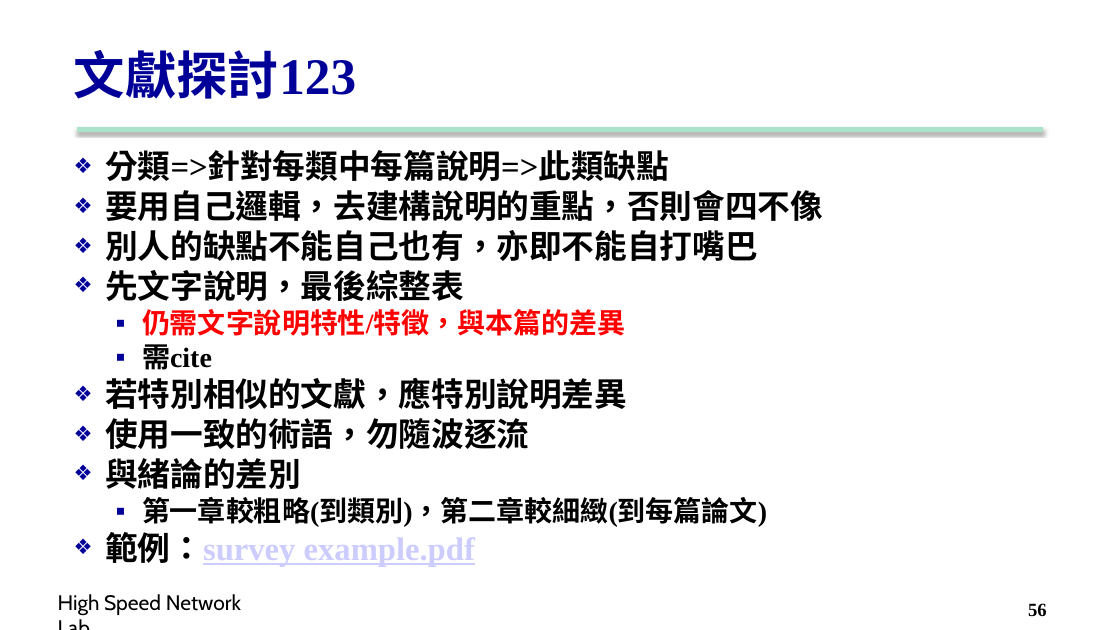
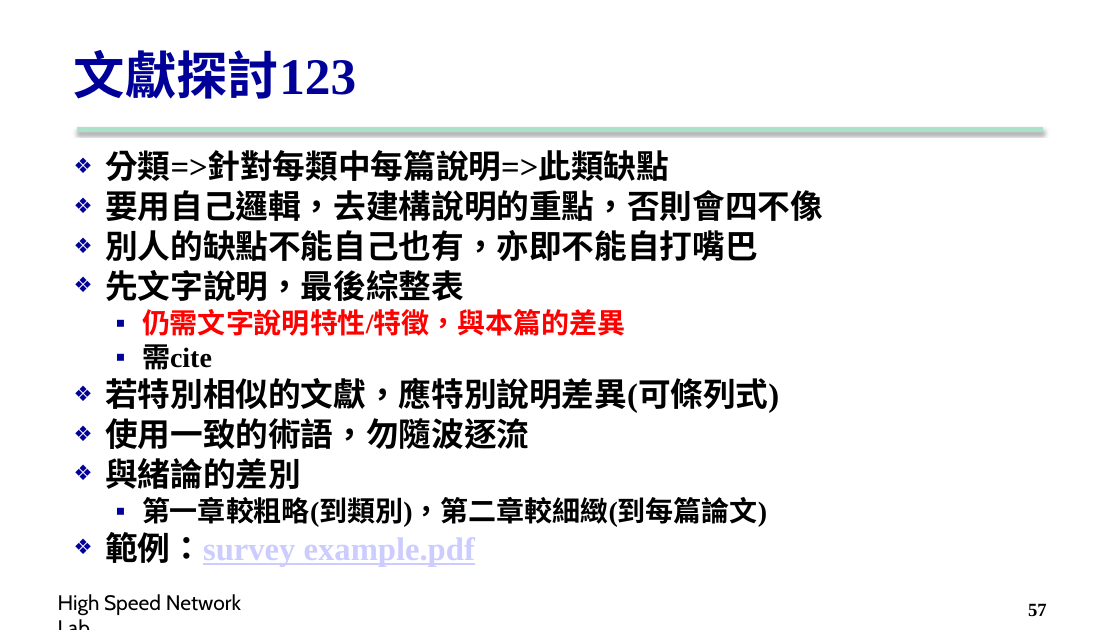
Before and after one commit to carina419/NTUST, a slide deck: slide 57 of MI5014701 科技研究與論文寫作 Technology Research and Thesis Writing/2. Structure.pptx (slide 56 before the commit). Drawn at 1120x630 pixels with LibreOffice and Linux fonts; fonts in the diff are those of the drawing; background and template pictures are left out. Boxes give left, top, right and bottom in pixels: in the first picture for what was removed or moved away, otherwise in the second. Text is boxed around its words. In the diff, an @@ line names an element or a change of style, - is before the commit and + after.

```diff
--- a/MI5014701 科技研究與論文寫作 Technology Research and Thesis Writing/2. Structure.pptx
+++ b/MI5014701 科技研究與論文寫作 Technology Research and Thesis Writing/2. Structure.pptx
@@ text at (105,378,779,413): text changed @@
-❖ 若特別相似的文獻，應特別說明差異
+❖ 若特別相似的文獻，應特別說明差異(可條列式)
@@ page number at (1028,603,1047,616): text changed @@
-56
+57
```
Also in this commit, not shown: 20 other slides changed, 4 slides added, 2 other files.
